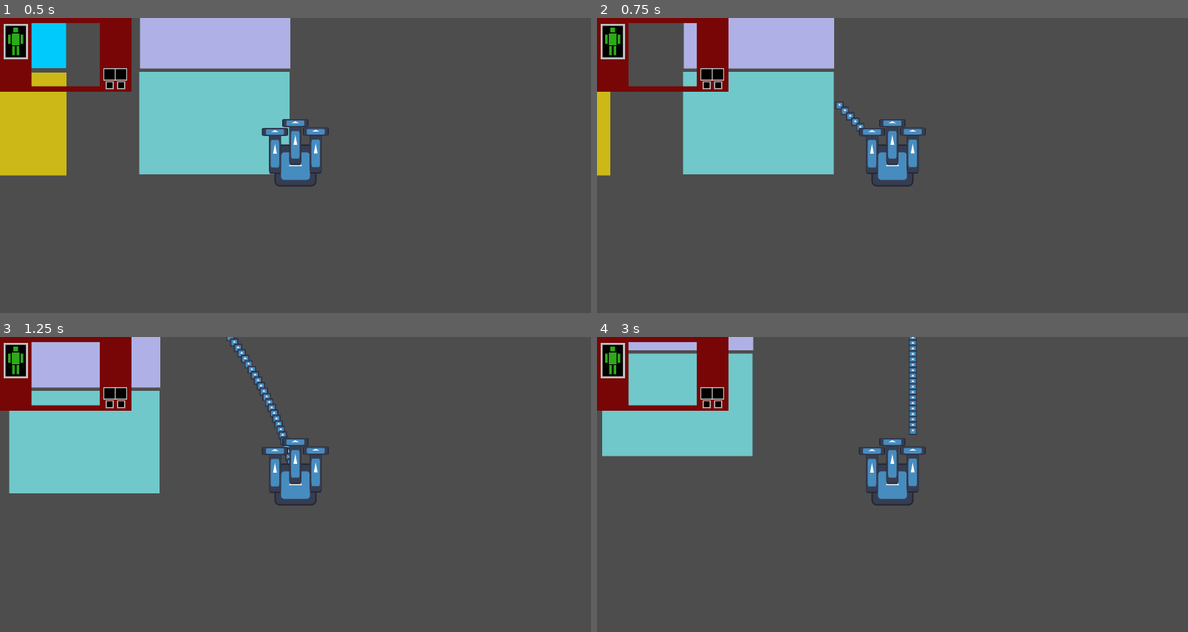
Above: before the commit, frames 1-4 (two rows, left to right).
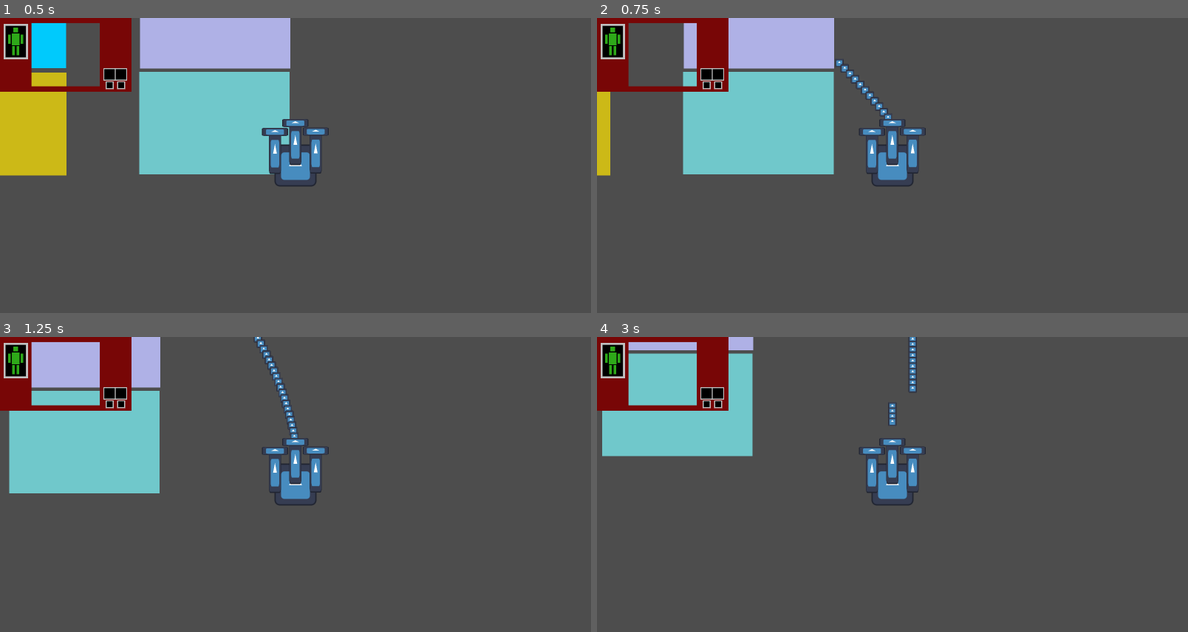
Above: after the commit, the same moments.

Repository: alin-but-real/gamenr1
Game: Godot game, scene res://scenes/main.tscn
Same seed, same stepped clock (60 frames per second), same inputs: the game is played once before the commit and once after it. The engine's default icon, where the game draws it, is replaced by a stand-in: a white triangle on a blue panel in a dark square.
Inputs:
- Up to frame 1 (0.5 s): no input
- Up to frame 2 (0.75 s): tap Enter at 0.5 s; hold E (move_right) from 0.53 s (still down); hold Space (fire_weapon_0) from 0.53 s (still down)
- Up to frame 3 (1.25 s): keep holding E (move_right); keep holding Space (fire_weapon_0)
- Up to frame 4 (3 s): release E (move_right) at 1.28 s; release Space (fire_weapon_0) at 1.28 s; hold S (move_backward) 1.28-2.03 s; tap 1 (fire_weapon_1) at 1.35 s; hold E (move_right) 2.03-2.78 s; hold 2 (fire_weapon_2) 2.03-2.78 s; hold W (move_forward) from 2.78 s (still down); tap Space (fire_weapon_0) at 2.85 s

Frame 1 is identical in both runs. In frame 2, 0.4% of the frame differs, in the area x 40-50%, y 14-41%; in frame 3, 0.8%, in the area x 38-51%, y 0-43%; in frame 4, 0.4%.

Commit message:
weapon works, missing bullet delay

Diff:
--- a/scenes/weapon-projectile.tscn
+++ b/scenes/weapon-projectile.tscn
@@ -8,12 +8,12 @@
 script = ExtResource("1_01cec")
 projectile = ExtResource("2_r30r8")
 
-[node name="Sprite2D" type="Sprite2D" parent="."]
+[node name="Barrel" type="Sprite2D" parent="."]
 position = Vector2(-0.500001, -65)
 scale = Vector2(0.289063, 1)
 texture = ExtResource("1_bpeuo")
 
-[node name="Sprite2D2" type="Sprite2D" parent="."]
+[node name="Muzzle" type="Sprite2D" parent="."]
 position = Vector2(-0.499998, -129.5)
 scale = Vector2(0.617188, 0.195313)
 texture = ExtResource("1_bpeuo")
--- a/scripts/weapon_projectile.gd
+++ b/scripts/weapon_projectile.gd
@@ -1,16 +1,25 @@
 extends Node2D
 @export var projectile: PackedScene
 
-var player
+
+#used to refer where the bullet should start position/rotation at
+var muzzle
+
+#used to link the signals
 var weapon_slot
+
+#used to refer who to parent the bullet to
+var main_node
 
 func _ready():
 	#this section ties the code together for firing the weapons to the weapon's slot, and position data
 	weapon_slot = get_parent()
 	weapon_slot.fire_weapon.connect(_on_fire_weapon)
+	muzzle = $Muzzle
+	main_node = get_node("/root/Main")
 
 func _on_fire_weapon():
 	var bullet_instance = projectile.instantiate()
-	bullet_instance.rotation = weapon_slot.global_rotation
-	bullet_instance.position = weapon_slot.global_position
-	get_node("/root/Main").add_child(bullet_instance) #THIS IS REALLY FRAGILE IF WE MOVE MAIN.
+	bullet_instance.rotation = muzzle.global_rotation
+	bullet_instance.position = muzzle.global_position
+	main_node.add_child(bullet_instance) #THIS IS REALLY FRAGILE IF WE MOVE MAIN.
